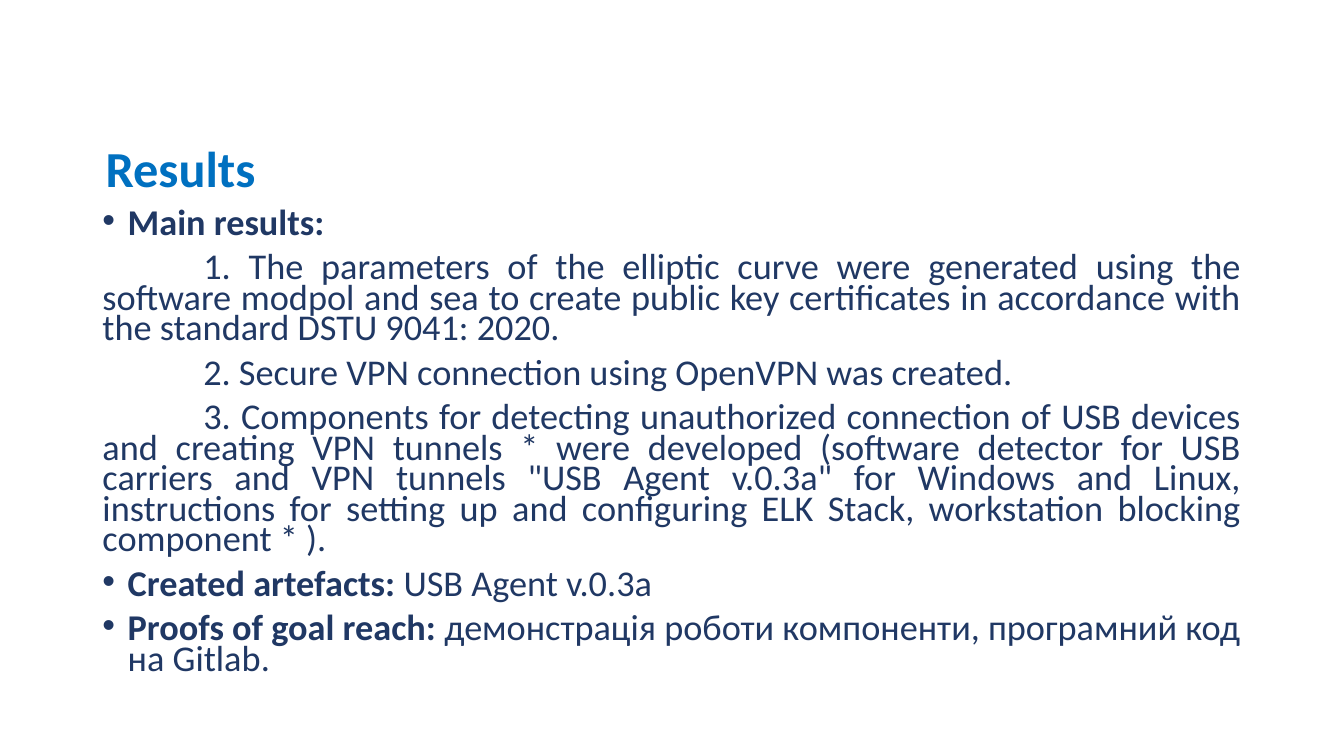
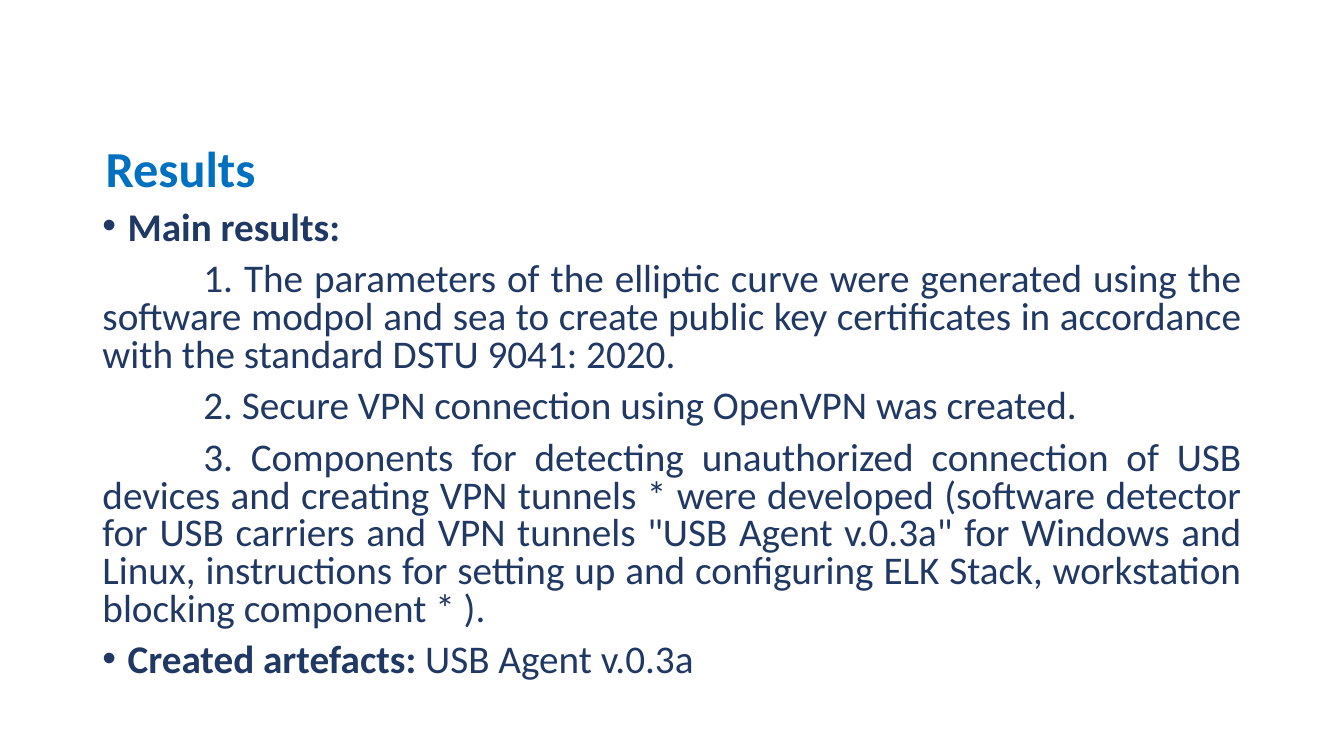
Before and after one commit to 1Lorde/dataleak_detector, a slide deck: slide 7 of CSD33.pptx. Drawn at 1344x756 pixels with LibreOffice and Linux fonts; fonts in the diff are those of the drawing; background and template pictures are left out. Boxes give left, top, right and bottom in pixels: in the first picture for what was removed or moved away, otherwise in the second. Text is boxed around its words. In the diff, an @@ line names an element or a change of style, - is before the commit and + after.

Commit message:
update presentation

```diff
--- a/CSD33.pptx
+++ b/CSD33.pptx
@@ text "Main results:" at (x1=102, y1=213, x2=1242, y2=680): size 25.9 to 28 pt; line spacing 0.7 to 0.8 @@
@@ text at (x1=128, y1=614, x2=1240, y2=672): paragraph removed @@
-• Proofs of goal reach: демонстрація роботи компоненти, програмний код на Gitlab.
```
